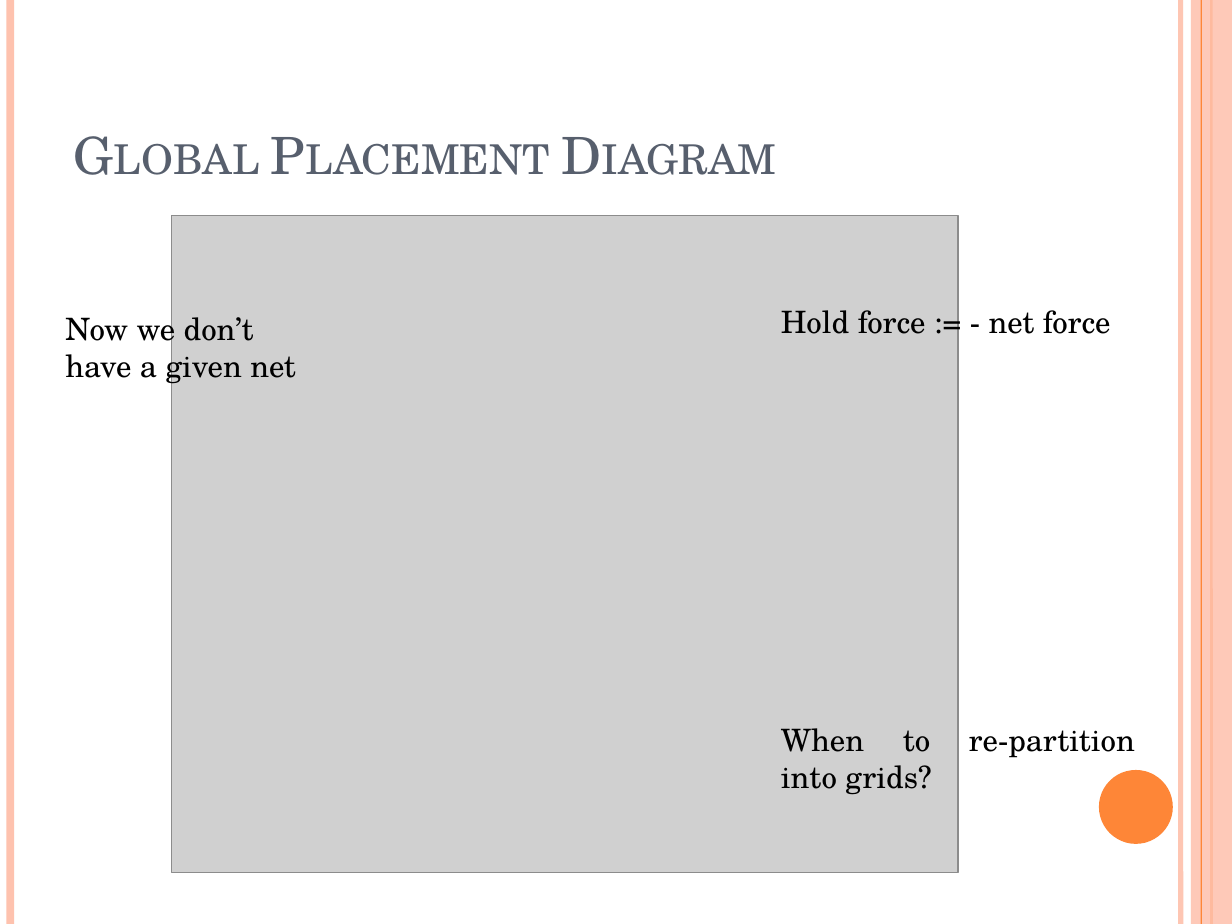
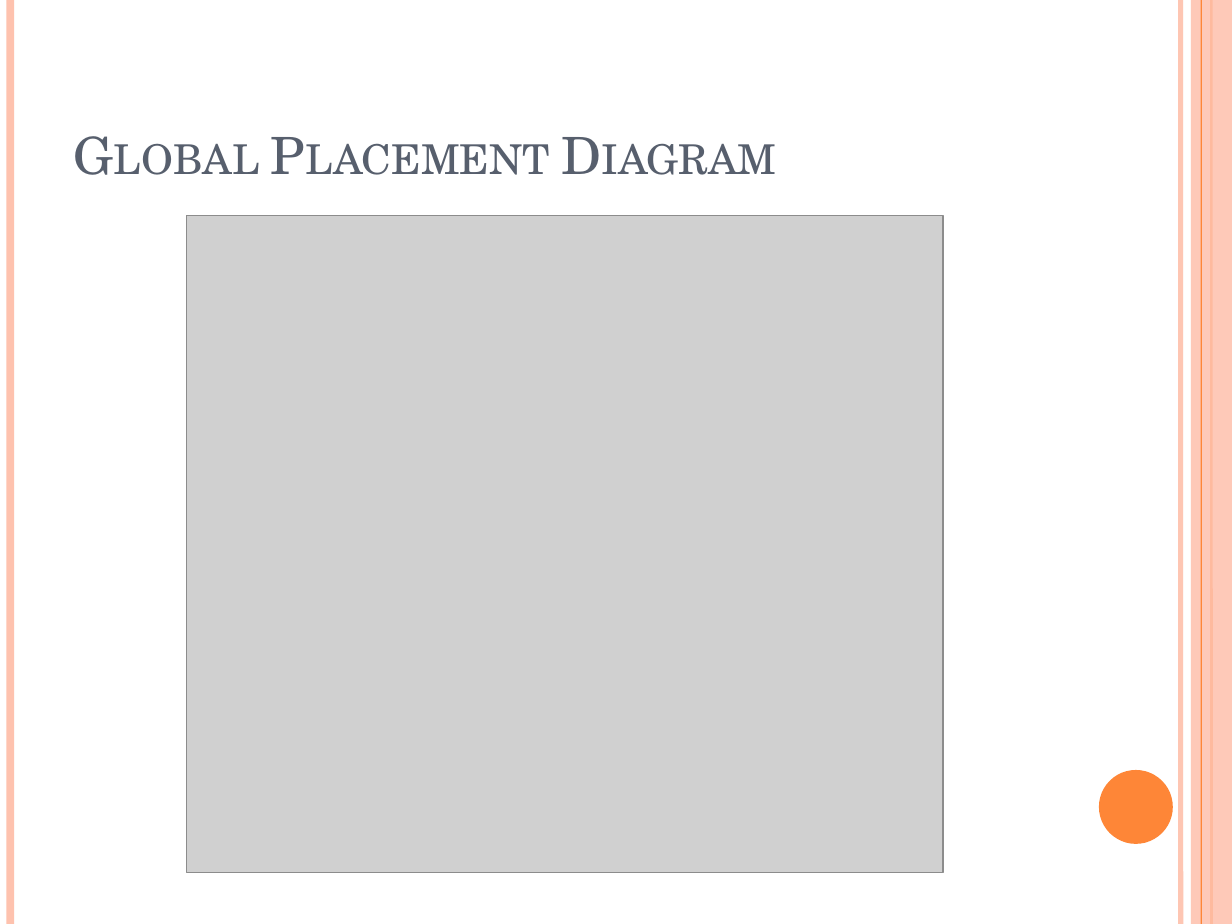
Before and after one commit to marcusgao94/TPL, a slide deck: slide 10 of TPL.pptx (slide 14 before the commit). Drawn at 1232x924 pixels with LibreOffice and Linux fonts; fonts in the diff are those of the drawing; grey boxes stand for pictures. Boxes give left, top, right and bottom in pixels: in the first picture for what was removed or moved away, otherwise in the second. Text is boxed around its words. In the diff, an @@ line names an element or a change of style, - is before the commit and + after.

```diff
--- a/TPL.pptx
+++ b/TPL.pptx
@@ picture: place and size @@
-picture at (171, 216, 957, 872)
+picture at (186, 216, 942, 872)
@@ text removed at (65, 309, 296, 386) @@
-Now we don’t have a given net
@@ text removed at (781, 310, 1111, 334) @@
-Hold force := - net force
@@ text removed at (781, 728, 1135, 758) @@
-When to re-partition into grids?
```
Also in this commit, not shown: 4 other slides changed, 2 slides added, 4 slides removed.
